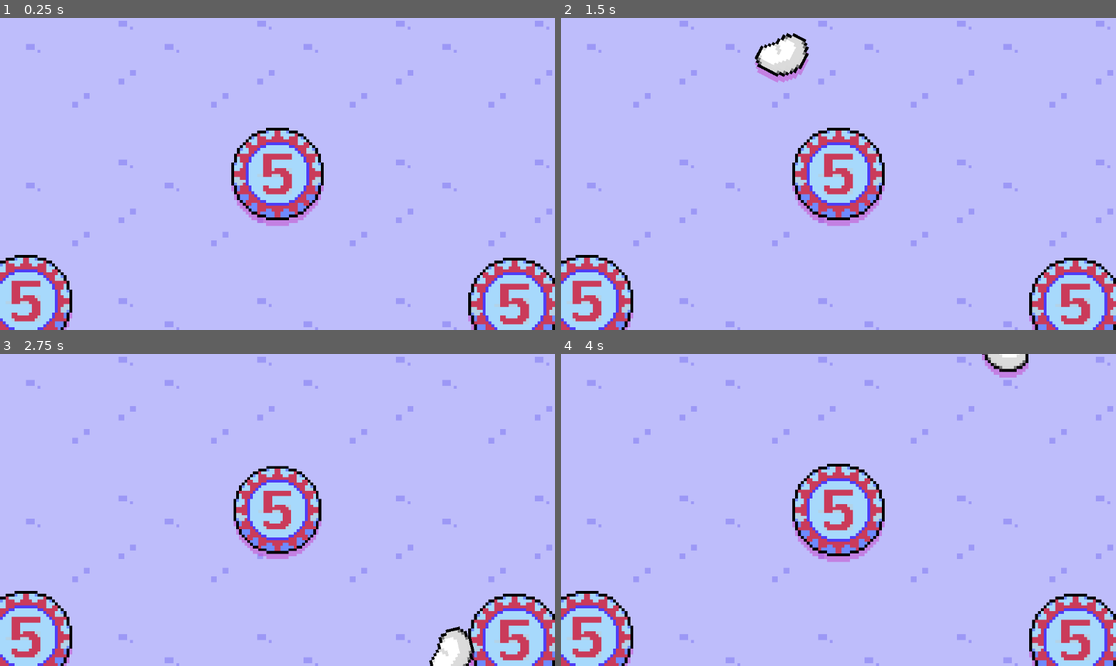
Above: before the commit, frames 1-4 (two rows, left to right).
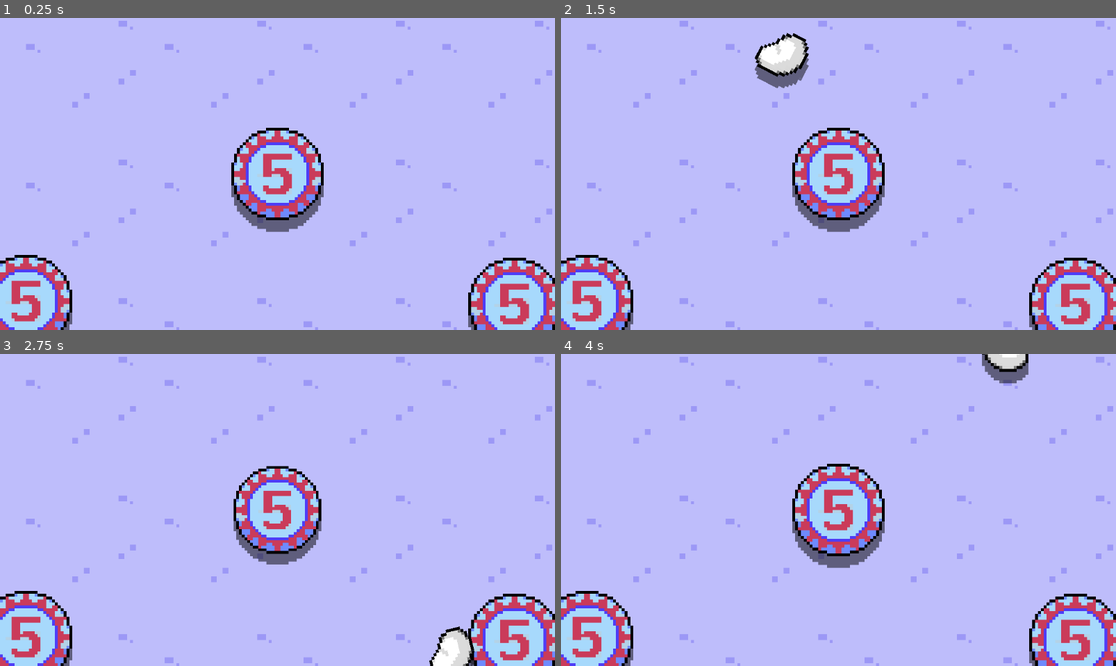
Above: after the commit, the same moments.

Repository: dairycultist/bean-game
Game: Godot game, scene res://scene.tscn
The game is run twice, just before and just after one commit, with the same random seed, the same clock (stepped at 60 frames per second) and the same inputs.
Inputs (mouse positions are in pixels of both pictures, inside the frame that each line leads up to):
- Up to frame 1 (0.25 s): no input
- Up to frame 2 (1.5 s): tap Enter at 0.5 s; move the mouse to (838, 174) at 0.52 s; press the mouse at (838, 174) at 0.53 s; move the mouse to (727, 189) at 1.27 s; release the mouse at (727, 189) at 1.28 s; click (727, 189) at 1.35 s
- Up to frame 3 (2.75 s): move the mouse to (333, 441) at 2.02 s; press the mouse at (333, 441) at 2.03 s
- Up to frame 4 (4 s): move the mouse to (810, 572) at 2.77 s; release the mouse at (810, 572) at 2.78 s; click (810, 572) at 2.85 s; move the mouse to (1005, 556) at 3.52 s; press the mouse at (1005, 556) at 3.53 s

The runs differ from the first frame. In frame 1, 0.7% of the frame differs, in the area x 11-86%, y 53-100%; in frame 2, 1.1%, in the area x 11-86%, y 10-100%; in frame 3, 0.6%; in frame 4, 1.0%.

Commit message:
Simplify shadow shader because previous additions were just for godotshaders.com

Diff:
--- a/shadow.gdshader
+++ b/shadow.gdshader
@@ -1,8 +1,7 @@
 shader_type canvas_item;
 
 uniform int dist = 2;
-uniform vec4 color: source_color = vec4(0.0, 0.0, 0.0, 0.5);
-uniform float angle: hint_range(0.0, 360.0) = 90.0;
+uniform float opacity: hint_range(0.0, 1.0) = 0.5;
 
 varying vec2 main_uv;
 varying vec2 shadow_uv;
@@ -14,7 +13,7 @@
 	vec2 uv_half = uv * 0.5;
 	vec2 uv_dist = uv + 1.0;
 
-	vec2 shadow_direction = (vec4(cos(radians(angle)), sin(radians(angle)), 0.0, 1.0) * MODEL_MATRIX).xy;
+	vec2 shadow_direction = (vec4(0.0, 1.0, 0.0, 1.0) * MODEL_MATRIX).xy;
 
 	VERTEX *= uv_dist;
 
@@ -31,8 +30,7 @@
 		* step(0.0, shadow_uv.x)
 		* step(0.0, shadow_uv.y);
 
-	// shadow color
-	COLOR = color * shadow_amt;
+	COLOR = vec4(0.0, 0.0, 0.0, shadow_amt * opacity);
 
 	// sample main colors on top of shadow
 	vec4 main_color = texture(TEXTURE, main_uv)
@@ -41,6 +39,5 @@
 		* step(0.0, main_uv.x)
 		* step(0.0, main_uv.y);
 
-	COLOR = mix(COLOR, vec4(0.0, 0.0, 0.0, 1.0), main_color.a);
 	COLOR += main_color * main_color.a;
 }
--- a/shadow.tres
+++ b/shadow.tres
@@ -4,6 +4,5 @@
 
 [resource]
 shader = ExtResource("1_osji6")
-shader_parameter/dist = 2
-shader_parameter/color = Color(0.78814536, 0.2661142, 0.7897463, 0.5019608)
-shader_parameter/angle = 90.0
+shader_parameter/dist = 4
+shader_parameter/opacity = 0.5
